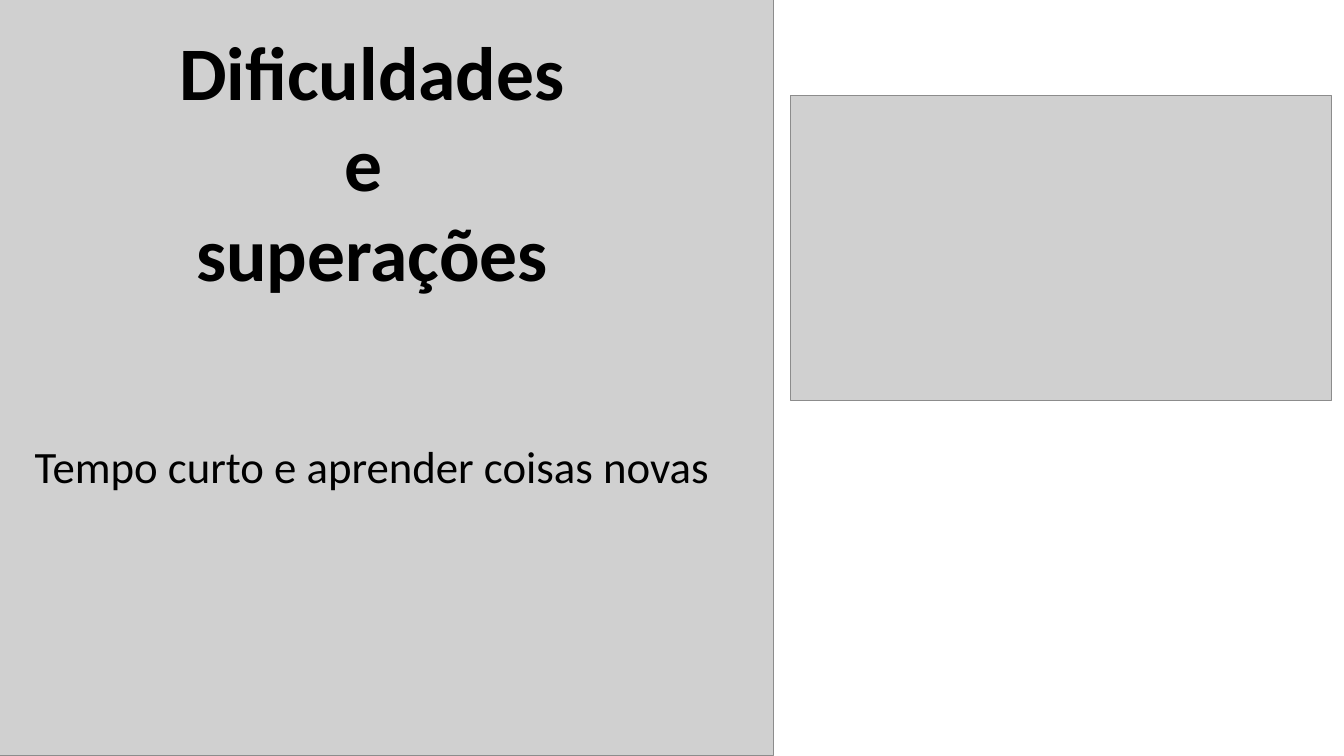
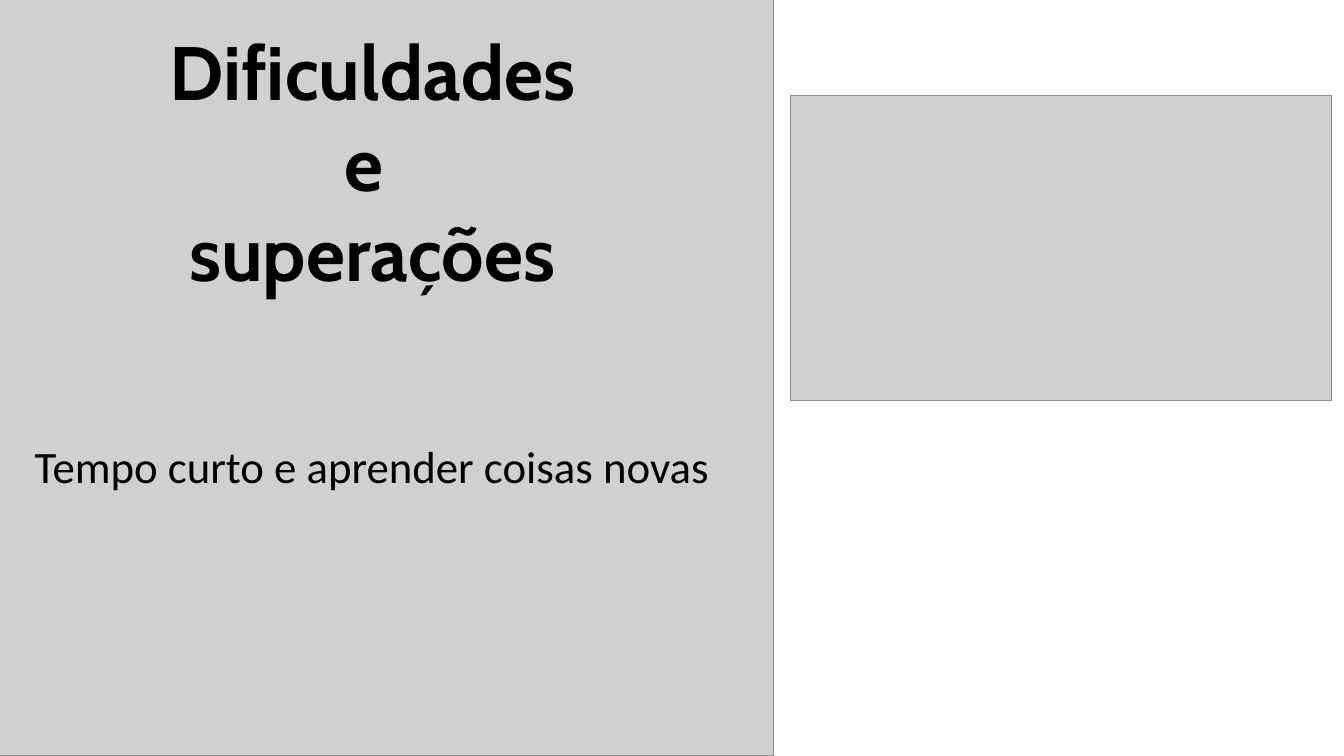
Before and after one commit to GustaCosta/site, a slide deck: slide 4 of SiteIndividual/Slideapresentação.pptm. Drawn at 1344x756 pixels with LibreOffice and Linux fonts; fonts in the diff are those of the drawing; grey boxes stand for pictures. Boxes give left, top, right and bottom in pixels: in the first picture for what was removed or moved away, otherwise in the second. Text is boxed around its words. In the diff, an @@ line names an element or a change of style, - is before the commit and + after.

```diff
--- a/SiteIndividual/Slideapresentação.pptm
+++ b/SiteIndividual/Slideapresentação.pptm
@@ text "Dificuldades": place and size @@
-text "Dificuldades" at (179,47,564,294)
+text "Dificuldades" at (169,43,575,298)
@@ text "Dificuldades" at (169,43,575,298): font Calibri to Cabin @@
```
Also in this commit, not shown: 5 other slides changed.
